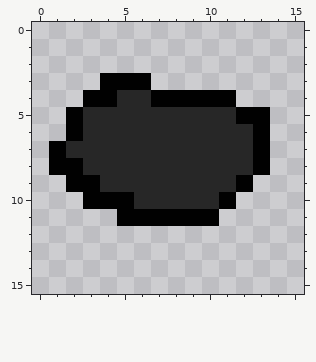
Pixel-art sprite -- assests/decorations/1.png. Above is the file before it was changed.
The file is 160x160 pixels, drawn in blocks of 10x10; one block is one cell here.
Once edited:
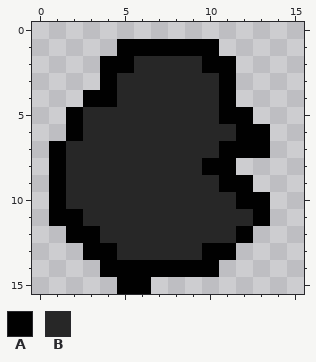
Palette (. is transparent): A #010101  B #272727
Diff:
y 1: x 5..10 ...... -> AAAAAA
y 2: x 4..11 ........ -> AABBBBAA
y 3: x 5..11 AA..... -> BBBBBBA
y 4: x 7..10 AAAA -> BBBB
y 5: x 11 B -> A; x 13 A -> .
y 6: x 12 B -> A
y 7: x 11..12 BB -> AA
y 8: x 2 A -> B; x 10..13 BBBA -> AA..
y 9: x 1..3 .AA -> ABB; x 11 B -> A
y 10: x 1..5 ..AAA -> ABBBB; x 11..13 A.. -> BAA
y 11: x 1..13 ....AAAAAA... -> AABBBBBBBBBBA
y 12: x 2..12 ........... -> AABBBBBBBBA
y 13: x 3..11 ......... -> AABBBBBAA
y 14: x 4..10 ....... -> AAAAAAA
y 15: x 5..6 .. -> AA
